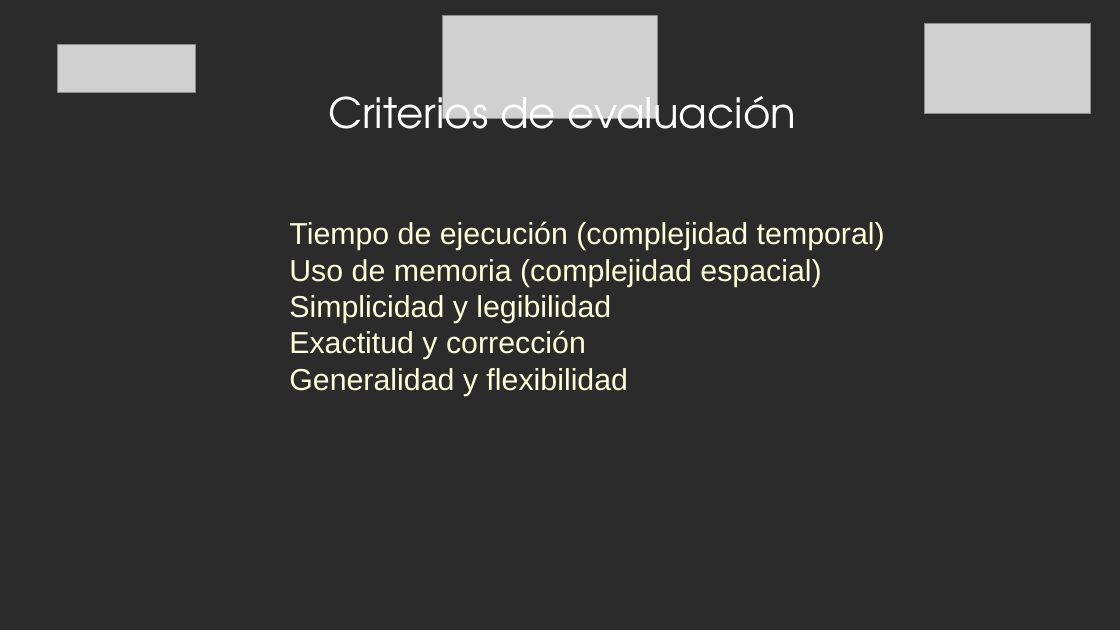
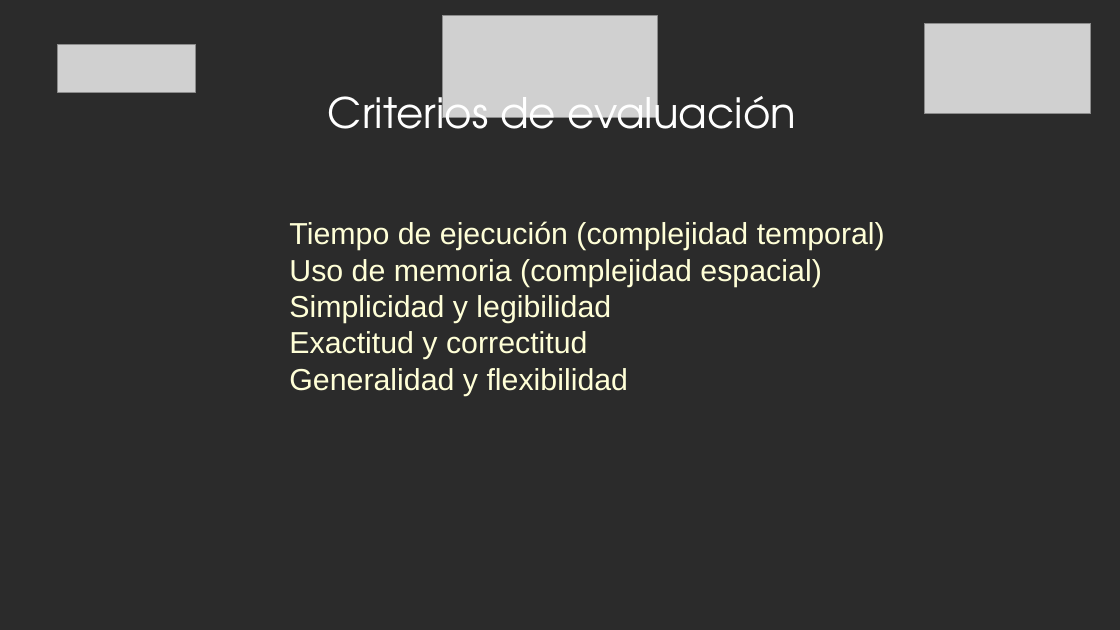
Before and after one commit to jflatorreo/TalentoTech_FullStack, a slide deck: slide 4 of Material pedagógico/Modulo 2/Clase 4/Clase 4 - Modulo 2.pptx. Drawn at 1120x630 pixels with LibreOffice and Linux fonts; fonts in the diff are those of the drawing; grey boxes stand for pictures; background and template pictures are left out; a plain dark background stands for a picture behind light text. Boxes give left, top, right and bottom in pixels: in the first picture for what was removed or moved away, otherwise in the second. Text is boxed around its words. In the diff, an @@ line names an element or a change of style, - is before the commit and + after.

```diff
--- a/Material pedagógico/Modulo 2/Clase 4/Clase 4 - Modulo 2.pptx
+++ b/Material pedagógico/Modulo 2/Clase 4/Clase 4 - Modulo 2.pptx
@@ text at [289, 331, 588, 360]: text changed @@
-Exactitud y corrección
+Exactitud y correctitud
```
Also in this commit, not shown: 59 other files.
